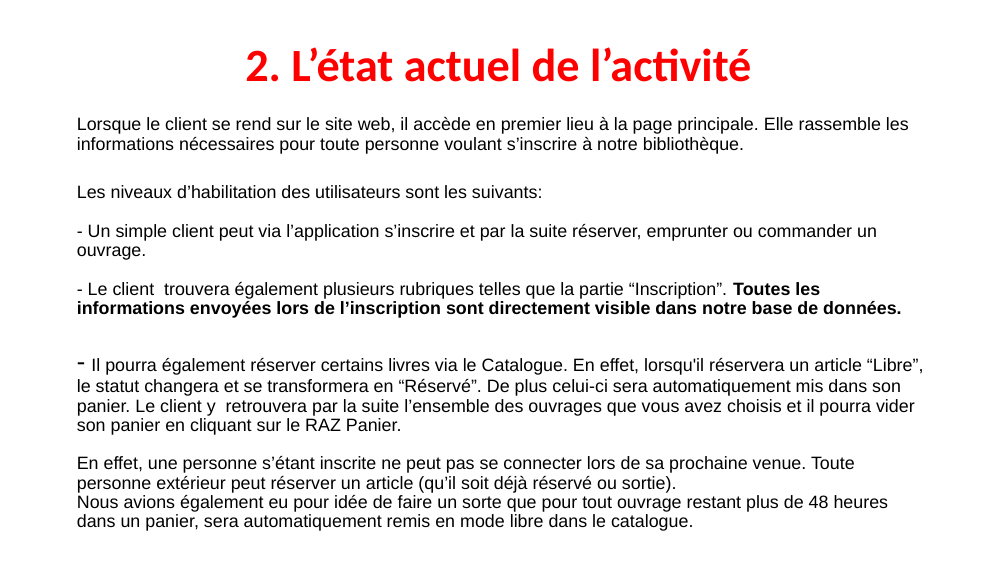
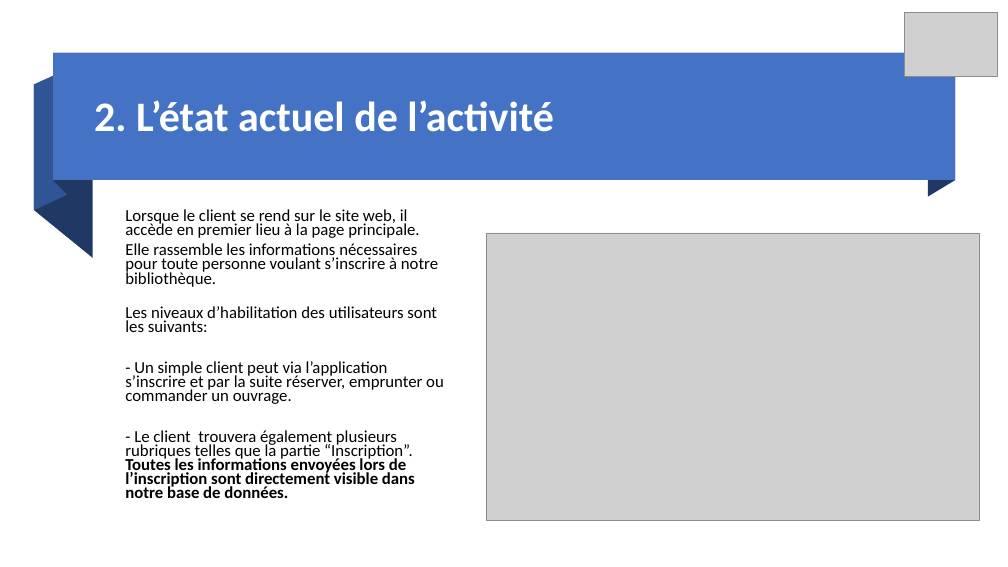
Before and after one commit to Anistea/Biblioth-que, a slide deck: slide 7 of PowerPoint_Projet Panorama base de données.pptx (slide 4 before the commit). Drawn at 1008x567 pixels with LibreOffice and Linux fonts; fonts in the diff are those of the drawing; grey boxes stand for pictures. Boxes give left, top, right and bottom in pixels: in the first picture for what was removed or moved away, otherwise in the second. Text is boxed around its words. In the diff, an @@ line names an element or a change of style, - is before the commit and + after.

```diff
--- a/PowerPoint_Projet Panorama base de données.pptx
+++ b/PowerPoint_Projet Panorama base de données.pptx
@@ picture added at bbox=[905, 13, 998, 77] @@
@@ group added at bbox=[34, 53, 955, 258]: 4 freeform shapes, 1 rectangle @@
@@ title "2. L’état actuel de l’activité": place and size @@
-title "2. L’état actuel de l’activité" at bbox=[245, 47, 751, 82]
+title "2. L’état actuel de l’activité" at bbox=[94, 100, 554, 132]
@@ title "2. L’état actuel de l’activité" at bbox=[94, 100, 554, 132]: size 44 to 40 pt, text colour #FF0000 to #FFFFFF; alignment centre to left @@
@@ text "Lorsque le client se rend ...": place and size @@
-text "Lorsque le client se rend ..." at bbox=[77, 117, 924, 531]
+text "Lorsque le client se rend ..." at bbox=[125, 209, 444, 498]
@@ text at bbox=[125, 209, 438, 287]: text changed; size 17 to 16 pt; font Arial to Calibri @@
-Lorsque le client se rend sur le site web, il accède en premier lieu à la page principale. Elle rassemble les informations nécessaires pour toute personne voulant s’inscrire à notre bibliothèque.
+Lorsque le client se rend sur le site web, il accède en premier lieu à la page principale.
+Elle rassemble les informations nécessaires pour toute personne voulant s’inscrire à notre bibliothèque.
@@ picture added at bbox=[486, 233, 979, 520] @@
@@ text at bbox=[125, 306, 444, 498]: size 17 to 16 pt, font Arial to Calibri in "Les niveaux d’habilitation des utilisateurs sont les ...", "- Un simple client peut via l’application ...", "- Le client trouvera également plusieurs rubriques ..."; line spacing 0.9 to 0.7; more space between paragraphs @@
@@ text at bbox=[77, 358, 924, 531]: paragraphs removed @@
-- Il pourra également réserver certains livres via le Catalogue. En effet, lorsqu'il réservera un article “Libre”, le statut changera et se transformera en “Réservé”. De plus celui-ci sera automatiquement mis dans son panier. Le client y retrouvera par la suite l’ensemble des ouvrages que vous avez choisis et il pourra vider son panier en cliquant sur le RAZ Panier.
-En effet, une personne s’étant inscrite ne peut pas se connecter lors de sa prochaine venue. Toute personne extérieur peut réserver un article (qu’il soit déjà réservé ou sortie).
-Nous avions également eu pour idée de faire un sorte que pour tout ouvrage restant plus de 48 heures dans un panier, sera automatiquement remis en mode libre dans le catalogue.
```
Also in this commit, not shown: 13 other slides changed, 13 slides added.
